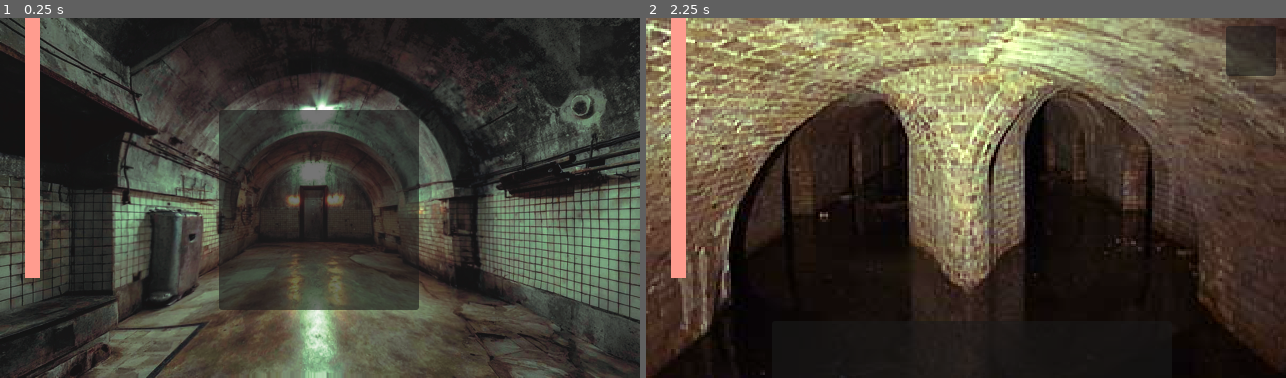
Above: before the commit, frames 1-2 (left to right).
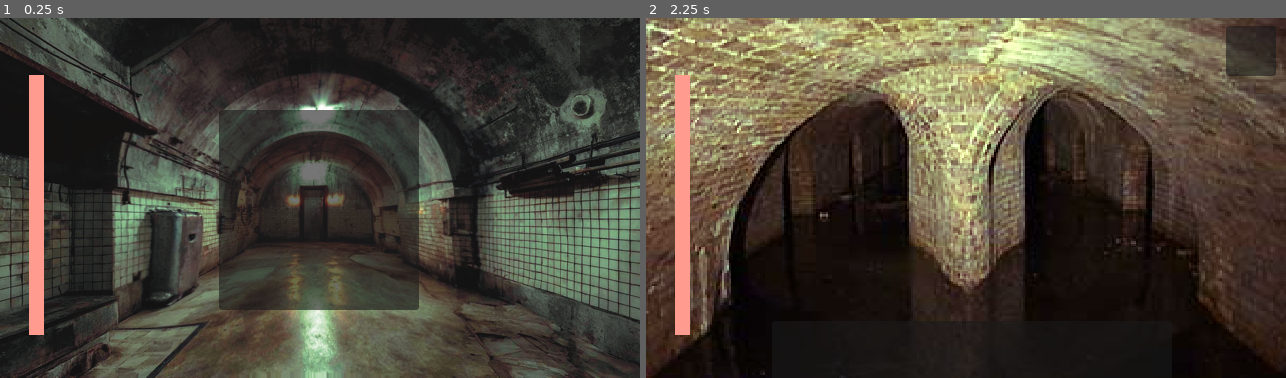
Above: after the commit, the same moments.

Repository: ANH-anhAnh/DMV-Game-Jam
Game: Godot game, scene res://Scenes/rooms/room_1.tscn
Same seed, same stepped clock (60 frames per second), same inputs: the game is played once before the commit and once after it. The project has no main scene, so this scene is started directly.
Inputs (mouse positions are in pixels of both pictures, inside the frame that each line leads up to):
- Up to frame 1 (0.25 s): no input
- Up to frame 2 (2.25 s): click (966, 208) at 0.52 s; click (972, 370) at 1.27 s; click (966, 208) at 2.02 s

The runs differ from the first frame. In frame 1, 1.4% of the frame differs, in the area x 3-7%, y 0-89%; in frame 2, 1.4%.

Commit message:
hunger is done.

Diff:
--- a/Scenes/ui.tscn
+++ b/Scenes/ui.tscn
@@ -20,12 +20,10 @@
 offset_bottom = 58.0
 
 [node name="ColorRect" type="ColorRect" parent="CanvasLayer" unique_id=547625546]
-anchors_preset = -1
-offset_left = 25.0
-offset_top = 270.0
-offset_right = 40.0
-offset_bottom = 310.0
-grow_vertical = 0
+offset_left = 29.0
+offset_top = 277.0
+offset_right = 44.0
+offset_bottom = 317.0
 color = Color(1.0039686, 0.61004496, 0.5588952, 1)
 
 [connection signal="pressed" from="CanvasLayer/Button" to="." method="_on_button_pressed"]
--- a/Scripts/ui.gd
+++ b/Scripts/ui.gd
@@ -4,16 +4,15 @@
 var block
 var hunger = 100
 
-var maximum = 260
+var maximum = 100
+## sets hunger bar
+func _ready() -> void:
+	var newheight = (260.0 / 100.0) * hunger
+	var heightdiff = newheight - $CanvasLayer/ColorRect.size.y
 
-func _ready() -> void:
-	var rect = $CanvasLayer/ColorRect
-
-	var new_height = (maximum / 100.0) * hunger
-
-	rect.size.y = new_height
-	rect.position.y = maximum - new_height
-
+	$CanvasLayer/ColorRect.size.y = newheight
+	$CanvasLayer/ColorRect.position.y = $CanvasLayer/ColorRect.position.y - heightdiff
+##map button
 func _on_button_pressed() -> void:
 	if(!Map.shown):
 		var sq = SquareScene.instantiate()
@@ -28,8 +27,8 @@
 		block.queue_free()
 		Map.hidemap()
 
+## updates the hunger bar
 func update():
-	hunger = 100
 	var newheight = (260.0 / 100.0) * hunger
 	var heightdiff = newheight - $CanvasLayer/ColorRect.size.y
 
--- a/Scripts/up.gd
+++ b/Scripts/up.gd
@@ -2,7 +2,7 @@
 
 
 
-
+##room object changes locations.
 func _on_button_pressed() -> void:
 	var change = [0,-1]
 	Map.sceneupdate(change)
